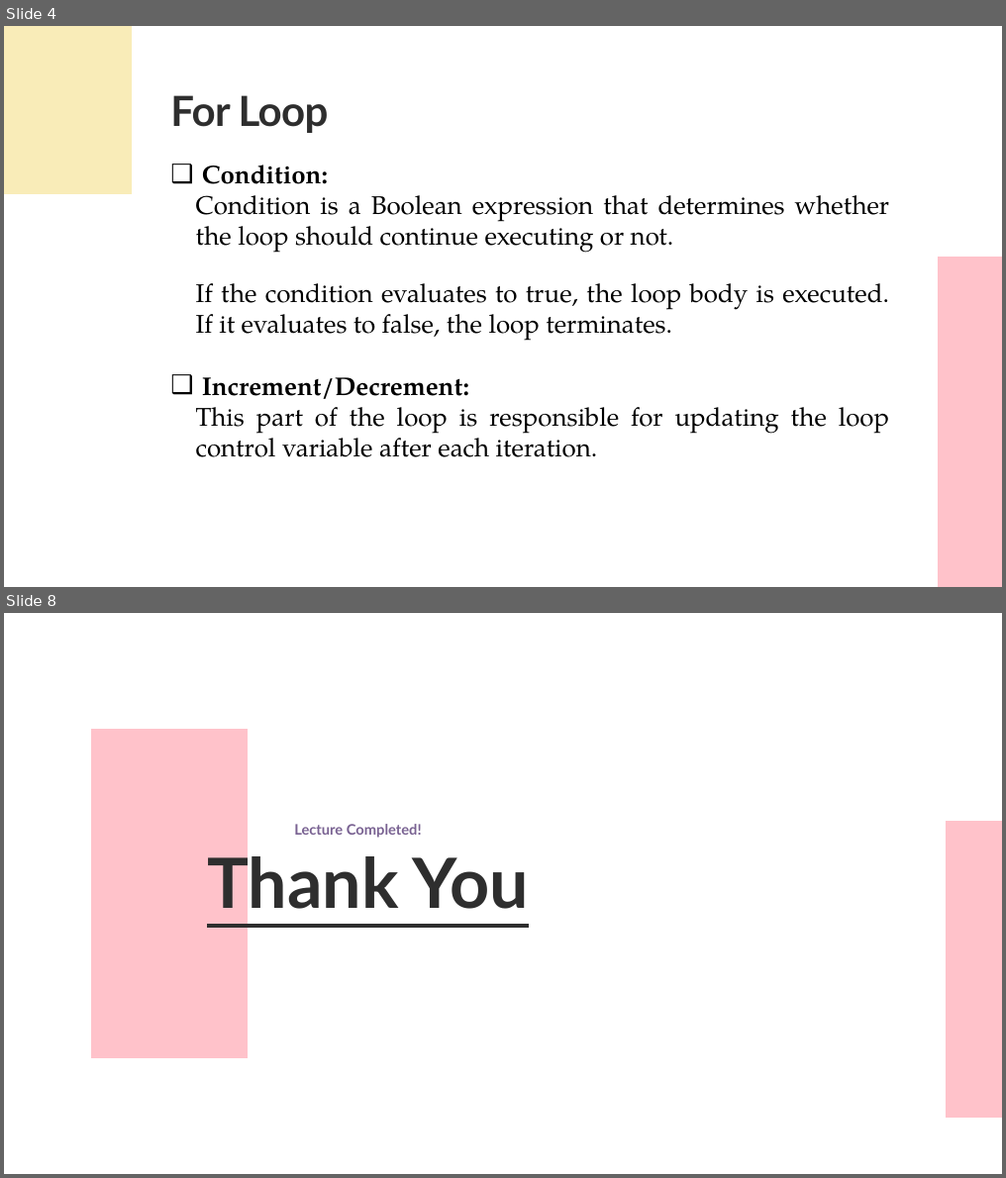
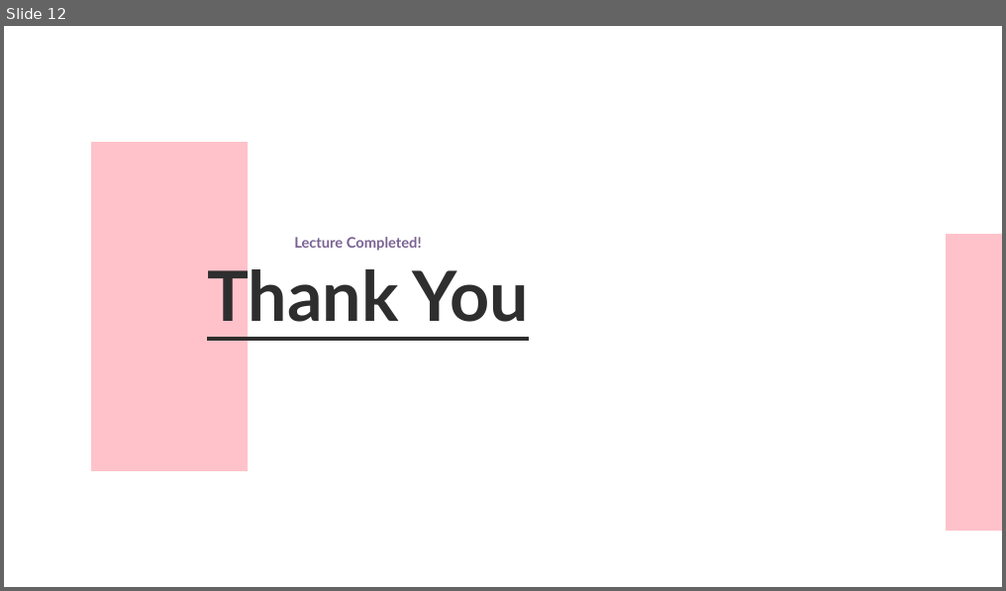
Before and after one commit to UKhayam/Programming-Fundamentals, a slide deck: PF-Lecture-5.pptx. Shown one above the other, each under a label of ours: slides 4 and 8 before the commit, slide 12 after it; the slides between them are not shown. The pictures are 1006x1178 and 1006x591 pixels, drawn with LibreOffice and Linux fonts; fonts in the diff are those of the drawing. Boxes give left, top, right and bottom in pixels: in the first picture for what was removed or moved away, otherwise in the second. Text is boxed around its words. In the diff, an @@ line names an element or a change of style, - is before the commit and + after.

```diff
--- a/PF-Lecture-5.pptx
+++ b/PF-Lecture-5.pptx
@@ slide 4 removed at box(4, 26, 1002, 587), background #FFFFFF @@
@@ freeform shape removed at box(4, 26, 132, 194) @@
@@ text removed at box(170, 95, 329, 133) @@
-For Loop
@@ text removed at box(196, 165, 889, 458) @@
-❑ Condition:
-  Condition is a Boolean expression that determines whether the loop should continue executing or not.
-  If the condition evaluates to true, the loop body is executed. If it evaluates to false, the loop terminates.
-❑ Increment/Decrement:
-  This part of the loop is responsible for updating the loop control variable after each iteration.
@@ freeform shape removed at box(938, 257, 1002, 587) @@
@@ what was slide 8 is now slide 12 @@
```
Also in this commit, not shown: 3 slides changed, 8 slides added, 3 other slides removed, 1 other file.
